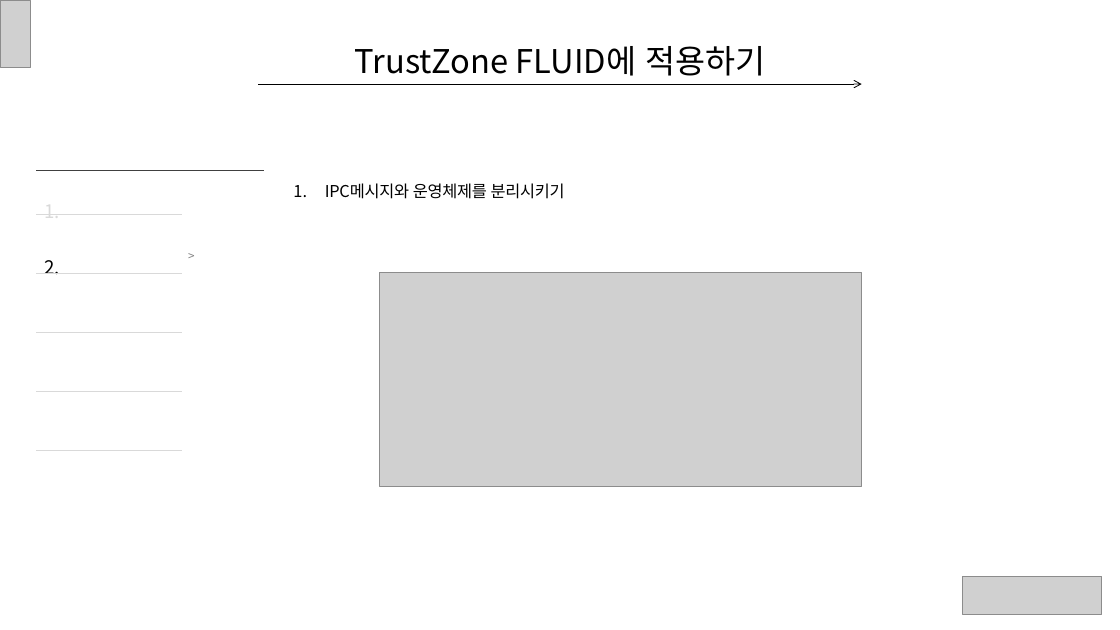
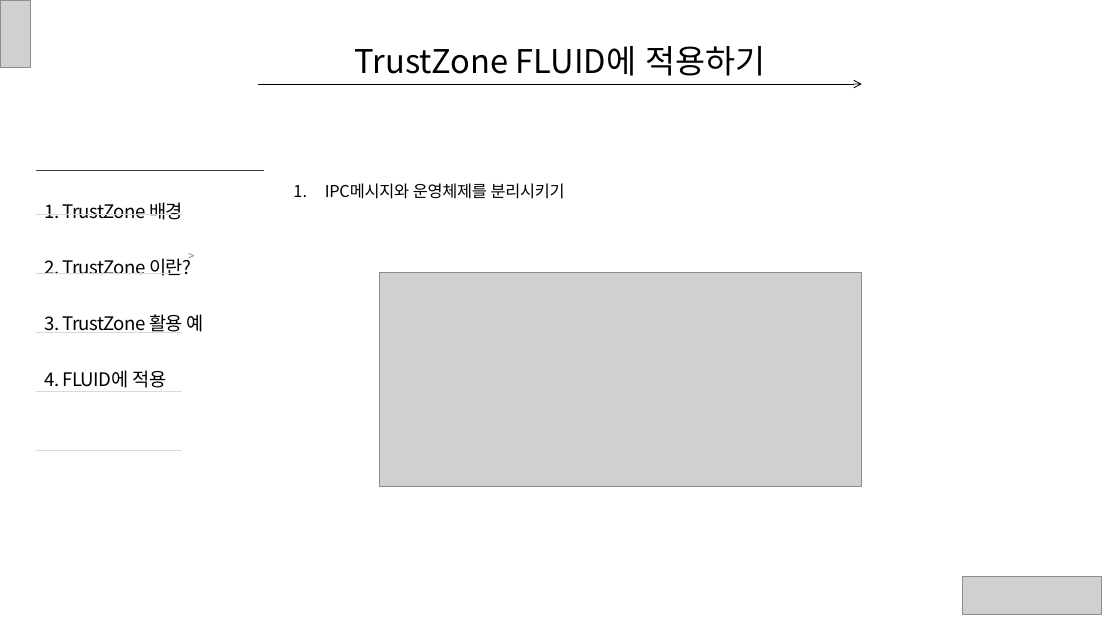
Before and after one commit to ryusangwon/Arm-Trustzone, a slide deck: slide 13 of Trustzone.pptx. Drawn at 1120x630 pixels with LibreOffice and Linux fonts; fonts in the diff are those of the drawing; grey boxes stand for pictures. Boxes give left, top, right and bottom in pixels: in the first picture for what was removed or moved away, otherwise in the second. Text is boxed around its words. In the diff, an @@ line names an element or a change of style, - is before the commit and + after.

```diff
--- a/Trustzone.pptx
+++ b/Trustzone.pptx
@@ text at [45, 202, 204, 388]: text changed @@
-2.
+1. TrustZone 배경
+2. TrustZone 이란?
+3. TrustZone 활용 예
+4. FLUID에 적용
```
Also in this commit, not shown: 6 other slides changed.
